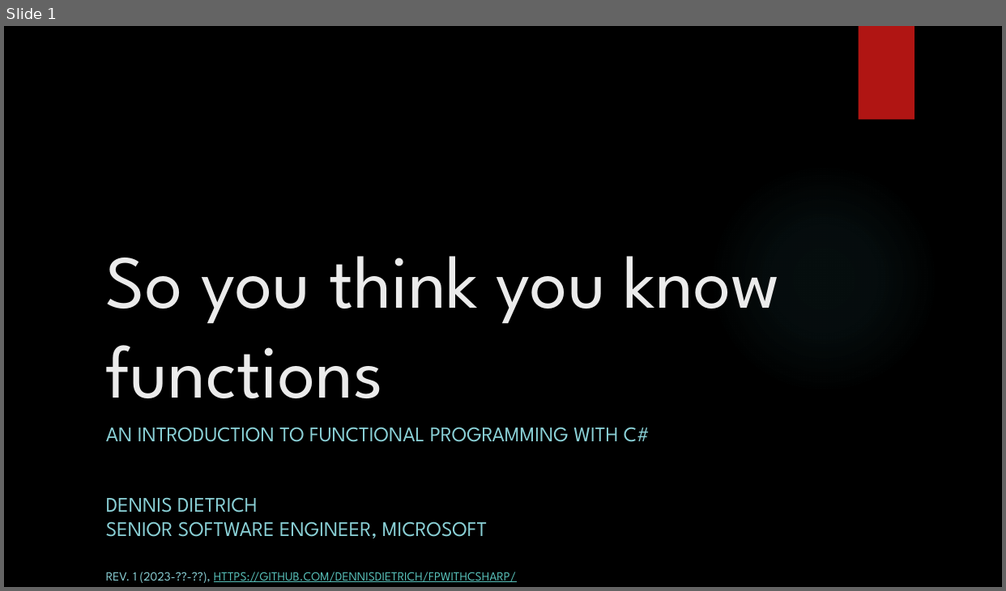
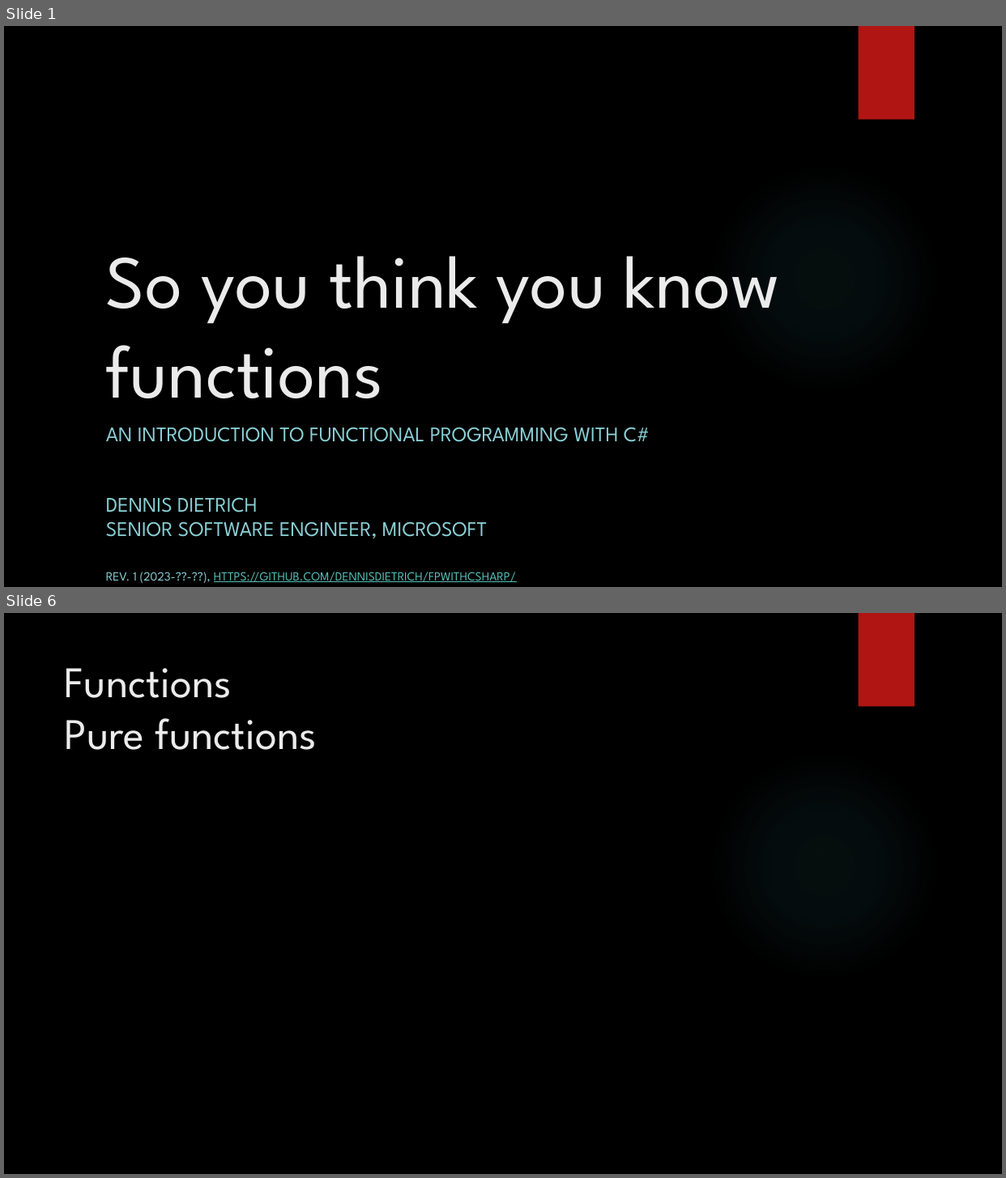
Before and after one commit to dennisdietrich/FpWithCSharp, a slide deck: doc/Introduction to FP with C#.pptx. Shown one above the other, each under a label of ours: slide 1 before the commit, slides 1 and 6 after it; the slides between them are not shown. The pictures are 1006x591 and 1006x1178 pixels, drawn with LibreOffice and Linux fonts; fonts in the diff are those of the drawing; background and template pictures are left out. Boxes give left, top, right and bottom in pixels: in the first picture for what was removed or moved away, otherwise in the second. Text is boxed around its words. In the diff, an @@ line names an element or a change of style, - is before the commit and + after.

```diff
--- a/doc/Introduction to FP with C#.pptx
+++ b/doc/Introduction to FP with C#.pptx
@@ slide 6 added at (4, 613, 1002, 1174), background picture (left out); not listed: 2 template elements that a slide beside it also shows @@
@@ title added at (65, 668, 317, 750), 42 pt, text #EBEBEB @@
+Functions
+Pure functions
```
Also in this commit, not shown: 18 other slides added.
